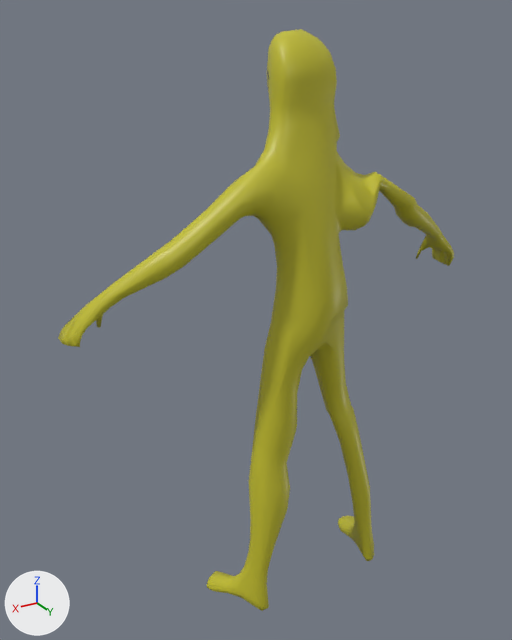
One commit to the COLLADA model TheBigLezGame/assets/Characters/Choomah-charger/choomahcharger.dae: the scene before it, then after it.
Camera for both pictures: a 50 mm camera at (7.84, 11.24, 12.35) aimed at (0.7, -0.66, 6.41). Arrows for +X, +Y and +Z are at lower left; the lights stay in place. Where no turn or scale is listed for an object, it has been applied to the vertices.

The scene before the commit, as lines of its bpy script (objects in view):
```python
me_lowman_shoes = bpy.data.meshes.new('lowman_shoes')
me_lowman_shoes.from_pydata(...)  # 1152 vertices, 2454 faces; spans x -4.79..4.78, y -1.12..1.04, z -0.07..12.12
me_lowman_shoes.materials.append(mat_material)  # picture img_choomahchargeruv_png
ob_lowman_shoes = bpy.data.objects.new('lowman_shoes', me_lowman_shoes)
ob_lowman_shoes.location = (0.0, 0.0, 0.0)
```
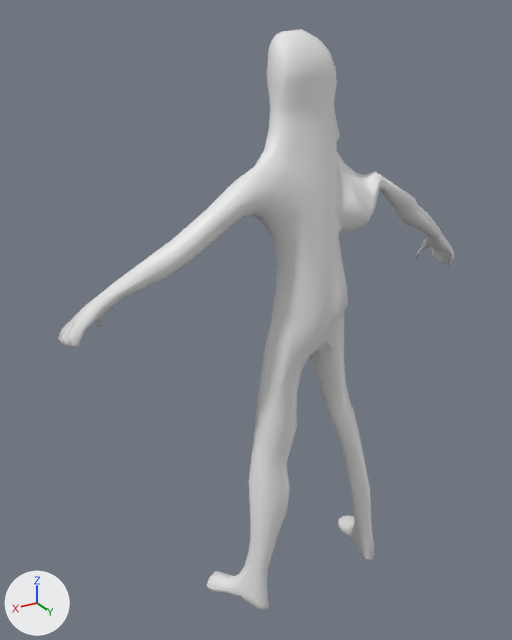
The newer file is also turned or shifted as a whole; pictures and numbers use the older file's frame.

Where the change shows, as pixel boxes [x1, y1, x2, y2] in the pictures (512 x 640 px):
'lowman_shoes', recoloured (yellow to grey): [58, 29, 454, 611] in both

The change, as a list of edits to the scene's bpy script:
```text
Add mat_material1:
    mat_material1 = principled_material('Material1')
    mat_material1.base_color = (0.8, 0.8, 0.8)  # white #e7e7e7
    mat_material1.roughness = 0.45
Change me_lowman_shoes:
    where me_lowman_shoes.from_pydata(...)  # 1152 vertices, 2454 faces; spans x -4.79..4.78, y -1.12..1.04, z -0.07..12.12
    remove me_lowman_shoes.materials.append(mat_material)  # picture img_choomahchargeruv_png
    add me_lowman_shoes.materials.append(mat_material1)  # white #e7e7e7
```
